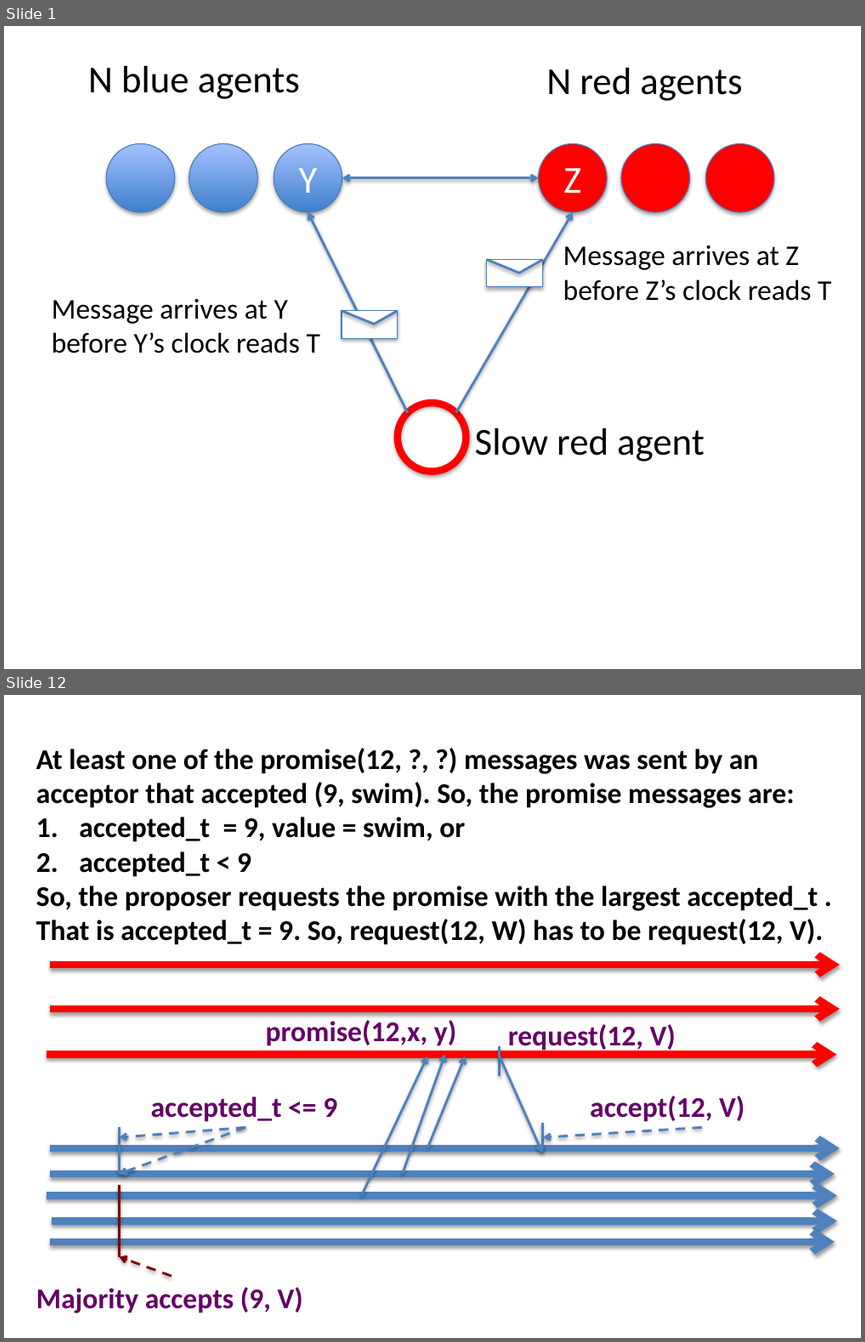
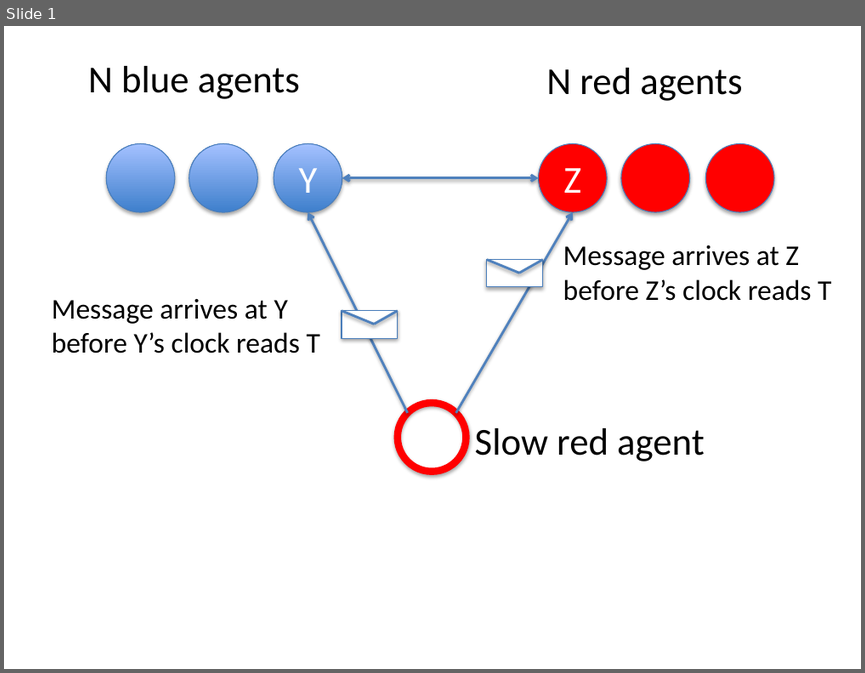
Before and after one commit to kmchandy/kmchandy.github.io, a slide deck: Paxos/PaxosFigures.pptx. Shown one above the other, each under a label of ours: slides 1 and 12 before the commit, slide 1 after it; the slides between them are not shown. The pictures are 865x1342 and 865x673 pixels, drawn with LibreOffice and Linux fonts; fonts in the diff are those of the drawing. Boxes give left, top, right and bottom in pixels: in the first picture for what was removed or moved away, otherwise in the second. Text is boxed around its words. In the diff, an @@ line names an element or a change of style, - is before the commit and + after.

```diff
--- a/Paxos/PaxosFigures.pptx
+++ b/Paxos/PaxosFigures.pptx
@@ slide 12 removed at bbox=[4, 695, 861, 1338], background #FFFFFF @@
@@ text removed at bbox=[36, 748, 823, 945] @@
-At least one of the promise(12, ?, ?) messages was sent by an acceptor that accepted (9, swim). So, the promise messages are:
-1. accepted_t = 9, value = swim, or
-2. accepted_t < 9
-So, the proposer requests the promise with the largest accepted_t . That is accepted_t = 9. So, request(12, W) has to be request(12, V).
@@ arrow removed from (50, 965) to (840, 965) @@
@@ arrow removed from (50, 1009) to (840, 1009) @@
@@ text removed at bbox=[266, 1020, 456, 1046] @@
-promise(12,x, y)
@@ text removed at bbox=[508, 1024, 676, 1053] @@
-request(12, V)
@@ line removed from (500, 1046) to (500, 1077) @@
@@ arrow removed from (46, 1054) to (837, 1054) @@
@@ arrow removed from (361, 1196) to (427, 1056) @@
@@ arrow removed from (403, 1174) to (445, 1054) @@
@@ arrow removed from (427, 1148) to (465, 1056) @@
@@ arrow removed from (500, 1056) to (542, 1152) @@
@@ text removed at bbox=[151, 1096, 337, 1122] @@
-accepted_t <= 9
@@ text removed at bbox=[590, 1095, 744, 1122] @@
-accept(12, V)
@@ line removed from (120, 1127) to (120, 1174) @@
@@ arrow removed from (245, 1127) to (120, 1137) @@
@@ arrow removed from (245, 1127) to (120, 1174) @@
@@ line removed from (542, 1123) to (542, 1152) @@
@@ arrow removed from (702, 1127) to (543, 1137) @@
@@ arrow removed from (50, 1148) to (840, 1148) @@
@@ arrow removed from (50, 1174) to (834, 1174) @@
@@ arrow removed from (46, 1196) to (837, 1196) @@
@@ line removed from (120, 1185) to (120, 1256) @@
@@ arrow removed from (52, 1221) to (837, 1221) @@
@@ arrow removed from (50, 1242) to (834, 1242) @@
@@ arrow removed from (171, 1276) to (120, 1256) @@
@@ text removed at bbox=[36, 1287, 303, 1313] @@
-Majority accepts (9, V)
```
Also in this commit, not shown: 5 slides changed, 1 slide added, 8 other slides removed, 22 other files.
